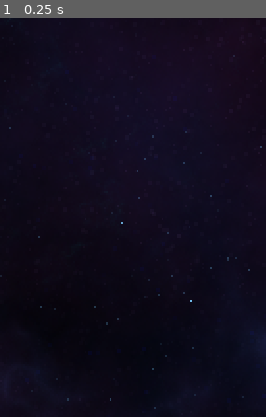
Above: before the commit, frame 1.
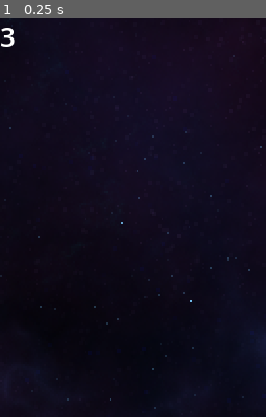
Above: after the commit, the same moment.

Repository: Alxlol/NeonSurge2
Game: Godot game, scene res://Levels/World.tscn
Two runs of this game, one before a commit and one after it. Both use one fixed random seed, a clock stepped at 60 frames per second and the inputs below.
Inputs:
- Up to frame 1 (0.25 s): no input
The pictures show only the part of the screen within x 0-50%, y 0-50%; the shares and areas given below are measured in that part.

The runs differ from the first frame. In frame 1, 0.1% of the frame differs, in the area x 0-6%, y 2-8%.

Commit message:
started health system

Diff:
--- a/Actors/Characters/Player/Player.gd
+++ b/Actors/Characters/Player/Player.gd
@@ -1,11 +1,10 @@
 extends RigidBody2D
 
-@onready var start_position : Vector2 = transform.get_origin()
-@onready var stat_component : StatComponent = $StatComponent as StatComponent
+@onready var start_position : Vector2 = position
 
 func takeDamage():
-	stat_component.decrement_health(1)
-	GameState.respawn_player()
+	PlayerState.decrement_health(1)
+	GameState.respawn_player(Vector2(160, 256))
 	queue_free()
 
 
--- a/Actors/Characters/Player/Player.tscn
+++ b/Actors/Characters/Player/Player.tscn
@@ -7,7 +7,6 @@
 [ext_resource type="Texture2D" uid="uid://ciwo11eak8klu" path="res://Art/Spaceship/Main Ship/Main Ship - Engine Effects/PNGs/Main Ship - Engines - Supercharged Engine - Idle.png" id="4_00wn8"]
 [ext_resource type="Script" path="res://Components/ThrustComponent.gd" id="4_8e0w5"]
 [ext_resource type="Texture2D" uid="uid://dtjxt743uyocf" path="res://Art/Spaceship/Main Ship/Main Ship - Engine Effects/PNGs/Main Ship - Engines - Supercharged Engine - Spritesheet.png" id="5_uqk8a"]
-[ext_resource type="Script" path="res://Components/StatComponent.gd" id="9_d20b5"]
 
 [sub_resource type="AtlasTexture" id="AtlasTexture_ecst6"]
 atlas = ExtResource("4_00wn8")
@@ -119,8 +118,5 @@
 position = Vector2(-2.08616e-07, 0.500001)
 scale = Vector2(1.5, 1.45)
 
-[node name="StatComponent" type="Node" parent="."]
-script = ExtResource("9_d20b5")
-
 [connection signal="animation_finished" from="Ship/Sprite2D/ThrustAnimation" to="ThrustComponent" method="_on_thrust_animation_animation_finished"]
 [connection signal="screen_exited" from="VisibleOnScreenNotifier2D" to="." method="_on_visible_on_screen_notifier_2d_screen_exited"]
--- a/Globals/GameState.gd
+++ b/Globals/GameState.gd
@@ -1,10 +1,8 @@
 extends Node
 
-var player_scene : PackedScene = preload("res://Actors/Characters/Player/Player.tscn")
-var starting_position : Vector2 = Vector2(160, 256)
+var player_class : PackedScene = preload("res://Actors/Characters/Player/Player.tscn")
 
-func respawn_player():
-	var player_instance = player_scene.instantiate()
-	player_instance.position = Vector2(starting_position)
+func respawn_player(at_position:Vector2):
+	var player_instance = player_class.instantiate()
+	player_instance.position = Vector2(at_position)
 	add_child(player_instance)
-	print(player_instance)
--- a/Globals/PlayerState.gd
+++ b/Globals/PlayerState.gd
@@ -1 +1,7 @@
 extends Node
+
+var max_health = 3
+var current_health = 3
+
+func decrement_health(amount:int):
+	current_health = current_health - amount
--- a/Levels/World.tscn
+++ b/Levels/World.tscn
@@ -1,7 +1,8 @@
-[gd_scene load_steps=3 format=3 uid="uid://cxcsf8cg45ri1"]
+[gd_scene load_steps=4 format=3 uid="uid://cxcsf8cg45ri1"]
 
 [ext_resource type="Texture2D" uid="uid://kbrla5nieg6n" path="res://Art/Backgrounds/Blue_Nebula_01-1024x1024.png" id="1_yec5f"]
 [ext_resource type="PackedScene" uid="uid://dyjasjxoi31kg" path="res://Actors/Characters/Player/Player.tscn" id="2_yugho"]
+[ext_resource type="PackedScene" uid="uid://b4ii1hqrihouk" path="res://UI/UserInterface.tscn" id="3_xjwvt"]
 
 [node name="Main" type="Node"]
 metadata/_edit_horizontal_guides_ = [37.0]
@@ -20,3 +21,5 @@
 
 [node name="Player" parent="." instance=ExtResource("2_yugho")]
 position = Vector2(160, 256)
+
+[node name="UserInterface" parent="." instance=ExtResource("3_xjwvt")]
--- /dev/null
+++ b/UI/UserInterface.gd
@@ -0,0 +1,7 @@
+extends Control
+
+@onready var health_label = $Health
+var current_health = PlayerState.current_health
+
+func _ready():
+	health_label.text = str(current_health)
--- /dev/null
+++ b/UI/UserInterface.tscn
@@ -0,0 +1,18 @@
+[gd_scene load_steps=2 format=3 uid="uid://b4ii1hqrihouk"]
+
+[ext_resource type="Script" path="res://UI/UserInterface.gd" id="1_yx2ex"]
+
+[node name="UserInterface" type="Control"]
+layout_mode = 3
+anchors_preset = 15
+anchor_right = 1.0
+anchor_bottom = 1.0
+grow_horizontal = 2
+grow_vertical = 2
+script = ExtResource("1_yx2ex")
+
+[node name="Health" type="Label" parent="."]
+layout_mode = 0
+offset_right = 40.0
+offset_bottom = 23.0
+text = "Example"
Not shown: 1 places in Actors/Characters/Player/Player.tscn that only renumber resources
